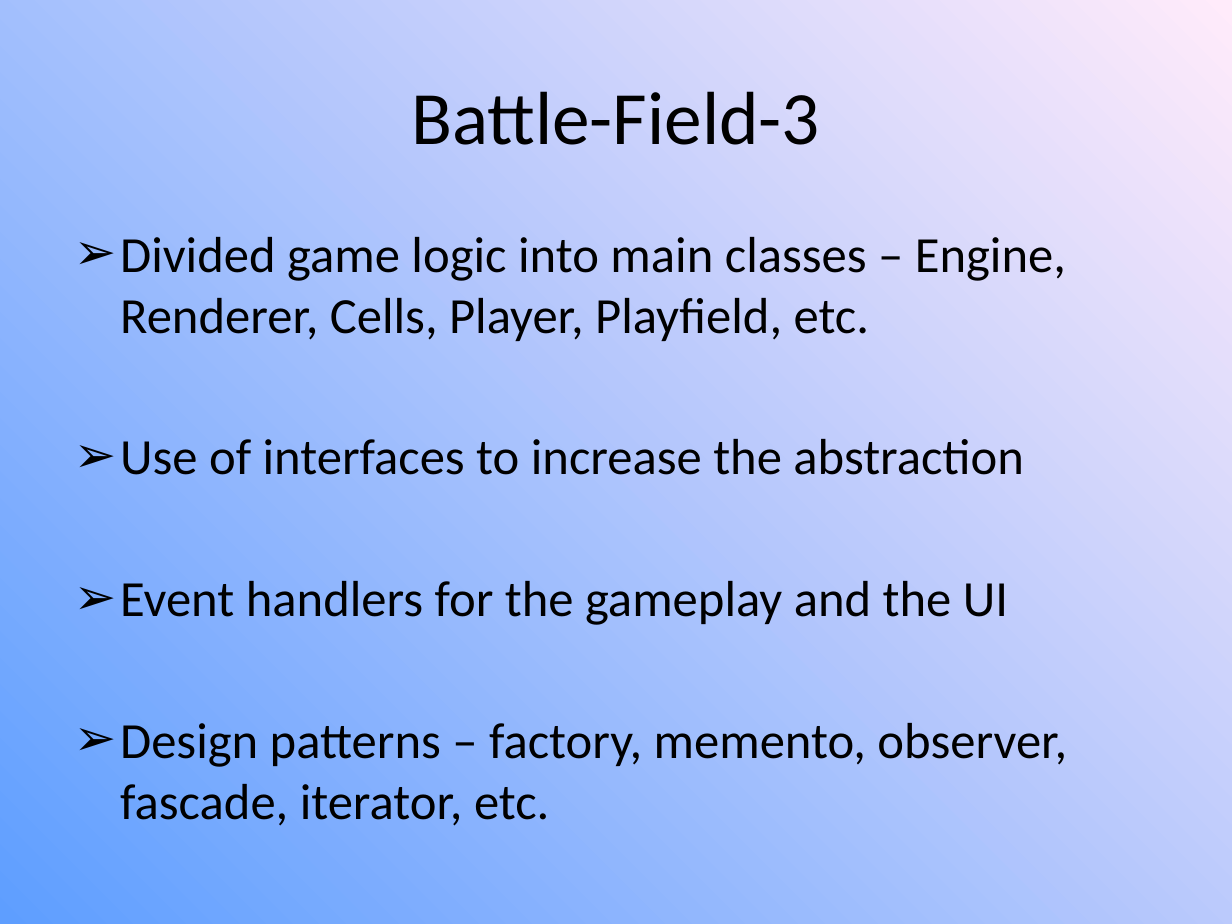
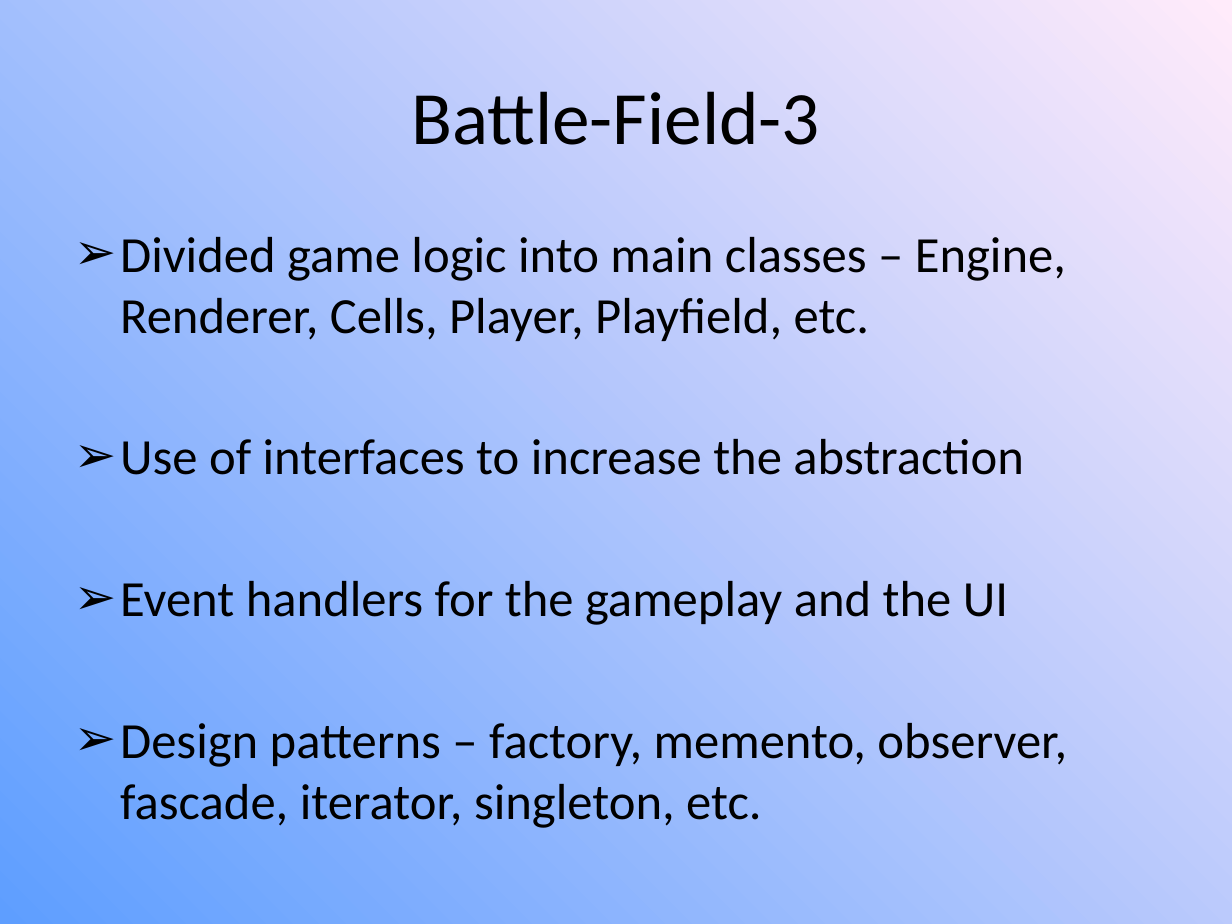
Before and after one commit to teamworkkpk/Battlefield-3-KPK, a slide deck: slide 9 of High-quality programming code Battlefield 3.pptx. Drawn at 1232x924 pixels with LibreOffice and Linux fonts; fonts in the diff are those of the drawing. Boxes give left, top, right and bottom in pixels: in the first picture for what was removed or moved away, otherwise in the second. Text is boxed around its words. In the diff, an @@ line names an element or a change of style, - is before the commit and + after.

```diff
--- a/High-quality programming code Battlefield 3.pptx
+++ b/High-quality programming code Battlefield 3.pptx
@@ text at bbox=[120, 723, 1067, 828]: text changed @@
-➢ Design patterns – factory, memento, observer, fascade, iterator, etc.
+➢ Design patterns – factory, memento, observer, fascade, iterator, singleton, etc.
```
Also in this commit, not shown: 1 other file.
